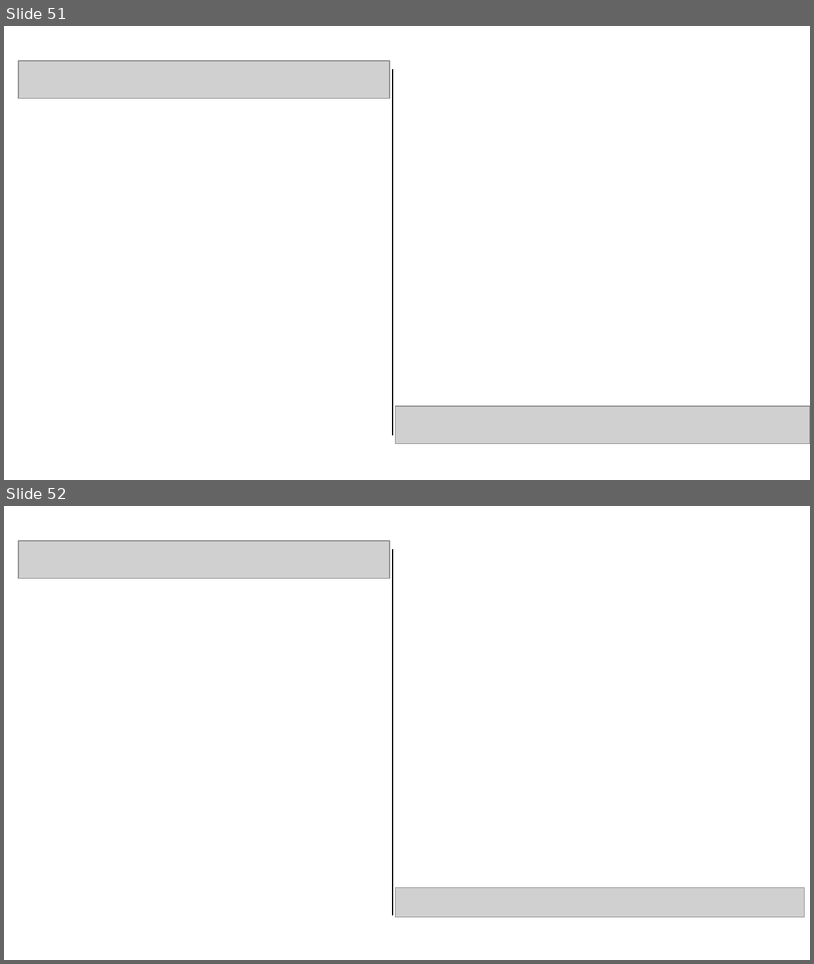
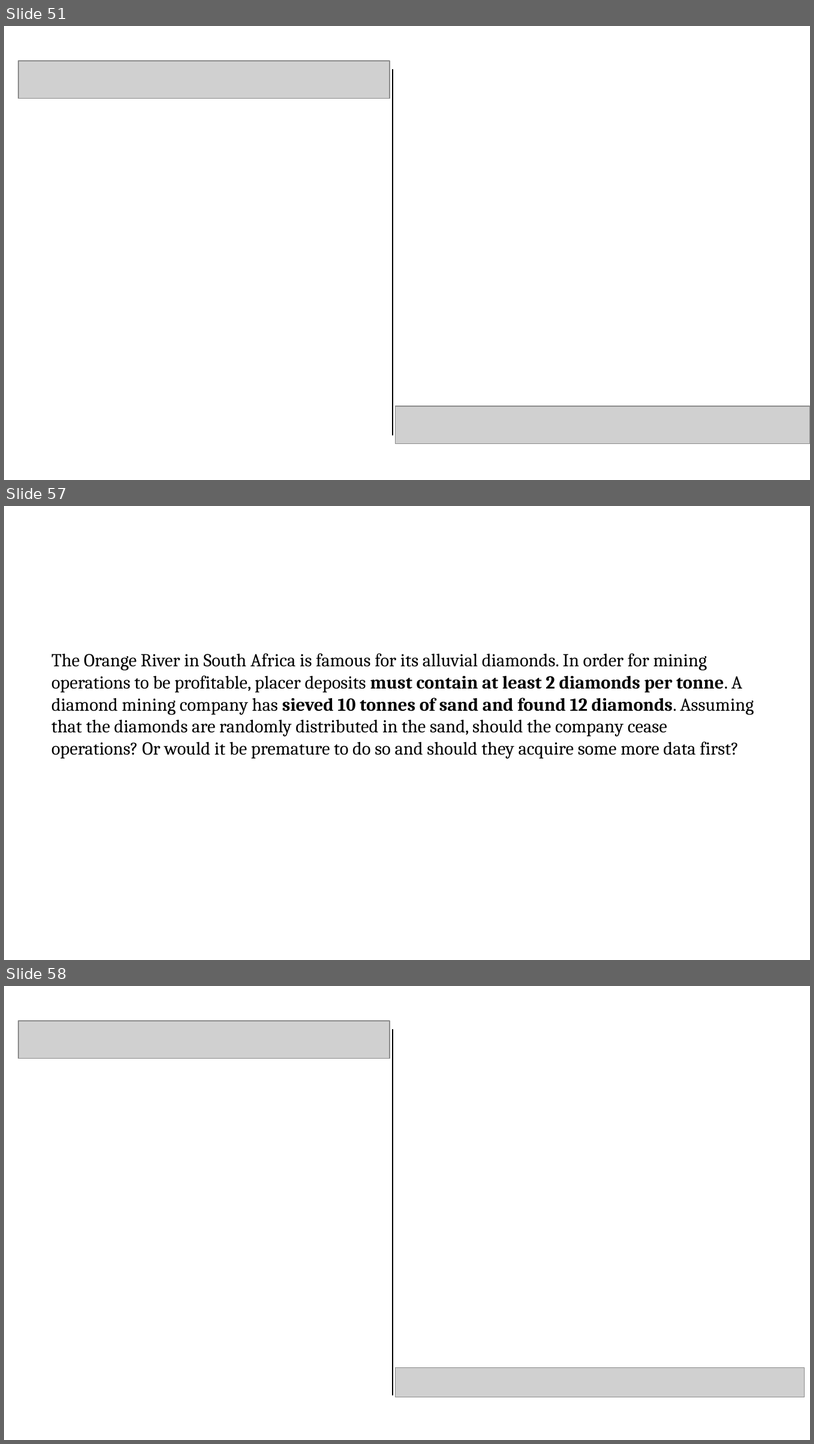
Before and after one commit to pvermees/geostats, a slide deck: slides/quizzes.odp. Shown one above the other, each under a label of ours: slides 51 and 52 before the commit, slides 51, 57 and 58 after it; the slides between them are not shown. The pictures are 814x964 and 814x1444 pixels, drawn with LibreOffice and Linux fonts; fonts in the diff are those of the drawing; grey boxes stand for pictures. Boxes give left, top, right and bottom in pixels: in the first picture for what was removed or moved away, otherwise in the second. Text is boxed around its words. In the diff, an @@ line names an element or a change of style, - is before the commit and + after.

```diff
--- a/slides/quizzes.odp
+++ b/slides/quizzes.odp
@@ slide 57 added at <box>4,506,810,960</box>, background #FFFFFF @@
@@ text added at <box>51,653,754,759</box>, 18 pt, text #000000 @@
+The Orange River in South Africa is famous for its alluvial diamonds. In order for mining operations to be profitable, placer deposits must contain at least 2 diamonds per tonne. A diamond mining company has sieved 10 tonnes of sand and found 12 diamonds. Assuming that the diamonds are randomly distributed in the sand, should the company cease operations? Or would it be premature to do so and should they acquire some more data first?
@@ what was slide 52 is now slide 58 @@
```
Also in this commit, not shown: 1 slide changed, 5 other slides added, 3 other files.
